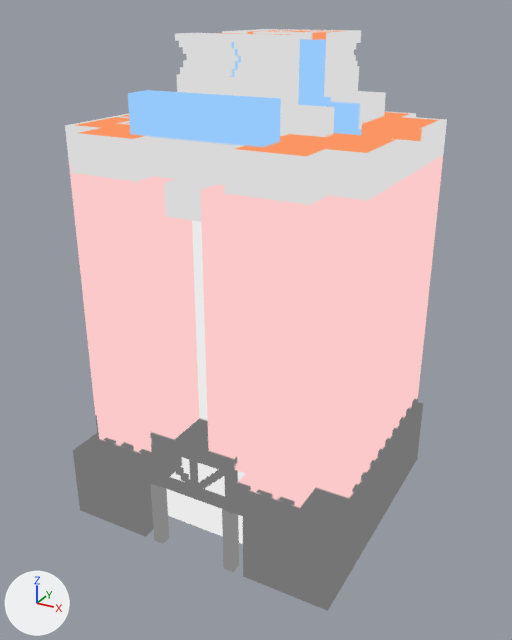
Renders of the glTF model models/kagoshimakentyou.glb from each side of a commit.
Before and after are seen from a 50 mm lens placed at (1.26, -2.25, 1.81), pointed at (0.11, -0.15, 0.76). Every picture has the same lights, and +X, +Y and +Z are marked at lower left. The first picture is the older version. Where no turn or scale is listed for an object, it has been applied to the vertices.

The older version as bpy lines, for what is in view:
```python
mat_material_kagoshimakentyou = bpy.data.materials.new('Material_kagoshimakentyou')
mat_material_kagoshimakentyou.use_nodes = True; mat_material_kagoshimakentyou.node_tree.nodes.clear()
_N = mat_material_kagoshimakentyou.node_tree.nodes; _L = mat_material_kagoshimakentyou.node_tree.links
n0 = _N.new('ShaderNodeEmission'); n0.name = 'Emission'
n1 = _N.new('ShaderNodeLightPath'); n1.name = 'Light Path'
n2 = _N.new('ShaderNodeBsdfTransparent'); n2.name = 'Transparent BSDF'
n3 = _N.new('ShaderNodeMixShader'); n3.name = 'Mix Shader'
n4 = _N.new('ShaderNodeOutputMaterial'); n4.name = 'Material Output'
n5 = _N.new('ShaderNodeMix'); n5.name = 'Mix'
n5.data_type = 'RGBA'
n5.blend_type = 'MULTIPLY'
n5.inputs[0].default_value = 1.0  # 'Factor'
n6 = _N.new('ShaderNodeVertexColor'); n6.name = 'Color Attribute'
n7 = _N.new('ShaderNodeTexImage'); n7.name = 'Image Texture'
n7.image = img_image_material_kagoshimakentyou_1024
_L.new(n1.outputs[0], n3.inputs[0])  # 'Is Camera Ray' to 'Factor'
_L.new(n2.outputs[0], n3.inputs[1])  # 'BSDF' to 'Shader'
_L.new(n0.outputs[0], n3.inputs[2])  # 'Emission' to 'Shader'
_L.new(n3.outputs[0], n4.inputs[0])  # 'Shader' to 'Surface'
_L.new(n5.outputs[2], n0.inputs[0])  # 'Result' to 'Color'
_L.new(n6.outputs[0], n5.inputs[7])  # 'Color' to 'B'
_L.new(n7.outputs[0], n5.inputs[6])  # 'Color' to 'A'
me_kagoshimakentyou = bpy.data.meshes.new('kagoshimakentyou')
me_kagoshimakentyou.from_pydata(...)  # 4589 vertices, 9350 faces; spans x -0.44..0.62, y -0.6..0.38, z 0.0..1.74
me_kagoshimakentyou.materials.append(mat_material_kagoshimakentyou)
ob_kagoshimakentyou = bpy.data.objects.new('kagoshimakentyou', me_kagoshimakentyou)
ob_kagoshimakentyou.location = (0.0, 0.0, 0.0)
```
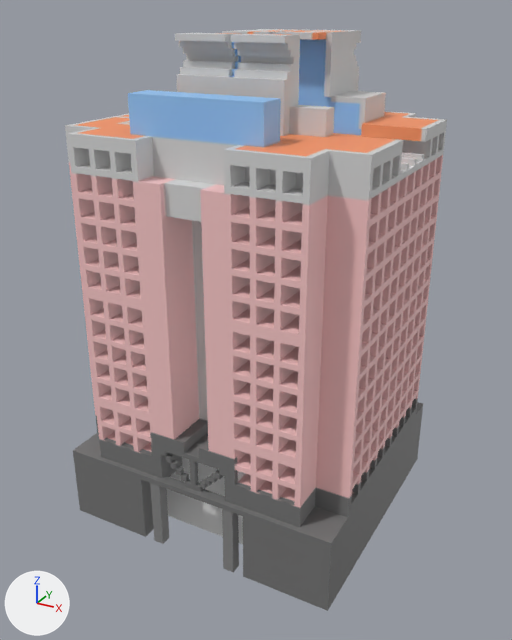
Edits to the bpy script that builds the scene:
```text
Change mat_material_kagoshimakentyou:
    remove n0 = _N.new('ShaderNodeEmission'); n0.name = 'Emission'
    remove n1 = _N.new('ShaderNodeLightPath'); n1.name = 'Light Path'
    remove n2 = _N.new('ShaderNodeBsdfTransparent'); n2.name = 'Transparent BSDF'
    remove n3 = _N.new('ShaderNodeMixShader'); n3.name = 'Mix Shader'
    add n8 = _N.new('ShaderNodeBsdfPrincipled'); n8.name = 'Principled BSDF'
    where n4 = _N.new('ShaderNodeOutputMaterial'); n4.name = 'Material Output'
    where n5 = _N.new('ShaderNodeMix'); n5.name = 'Mix'
    remove _L.new(n1.outputs[0], n3.inputs[0])  # 'Is Camera Ray' to 'Factor'
    remove _L.new(n2.outputs[0], n3.inputs[1])  # 'BSDF' to 'Shader'
    remove _L.new(n0.outputs[0], n3.inputs[2])  # 'Emission' to 'Shader'
    remove _L.new(n3.outputs[0], n4.inputs[0])  # 'Shader' to 'Surface'
    remove _L.new(n5.outputs[2], n0.inputs[0])  # 'Result' to 'Color'
    add _L.new(n8.outputs[0], n4.inputs[0])  # 'BSDF' to 'Surface'
    add _L.new(n5.outputs[2], n8.inputs[0])  # 'Result' to 'Base Color'
```

Boxes [x1, y1, x2, y2] around the edits, measured in the pictures (512 x 640 px):
'kagoshimakentyou', recoloured (darker): [65, 29, 447, 611] in both
